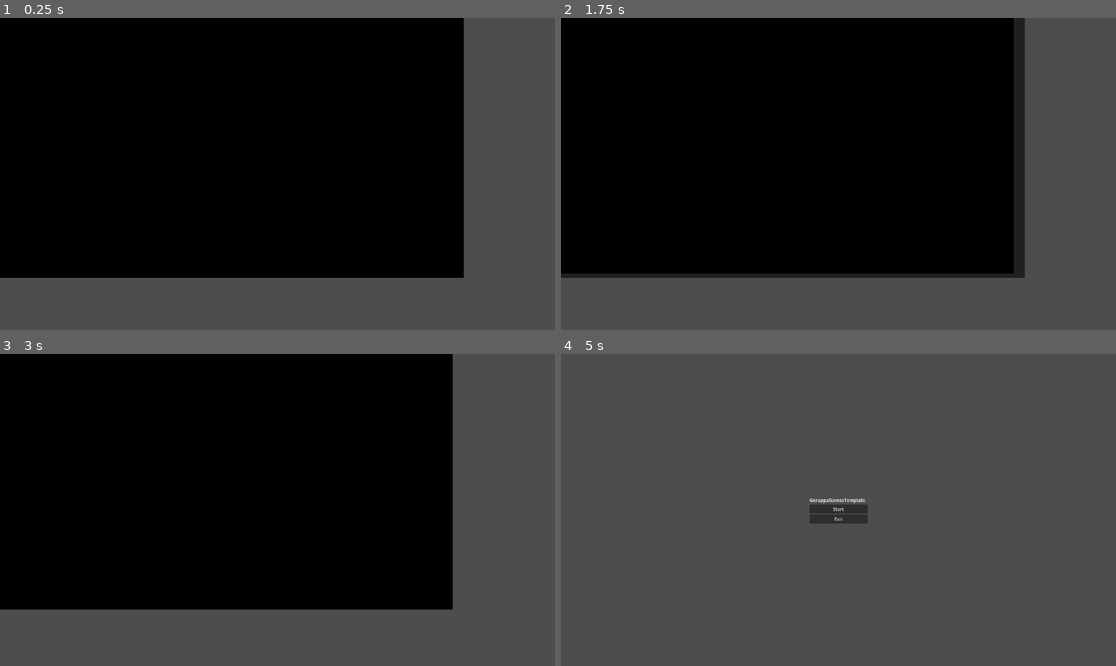
Above: before the commit, frames 1-4 (two rows, left to right).
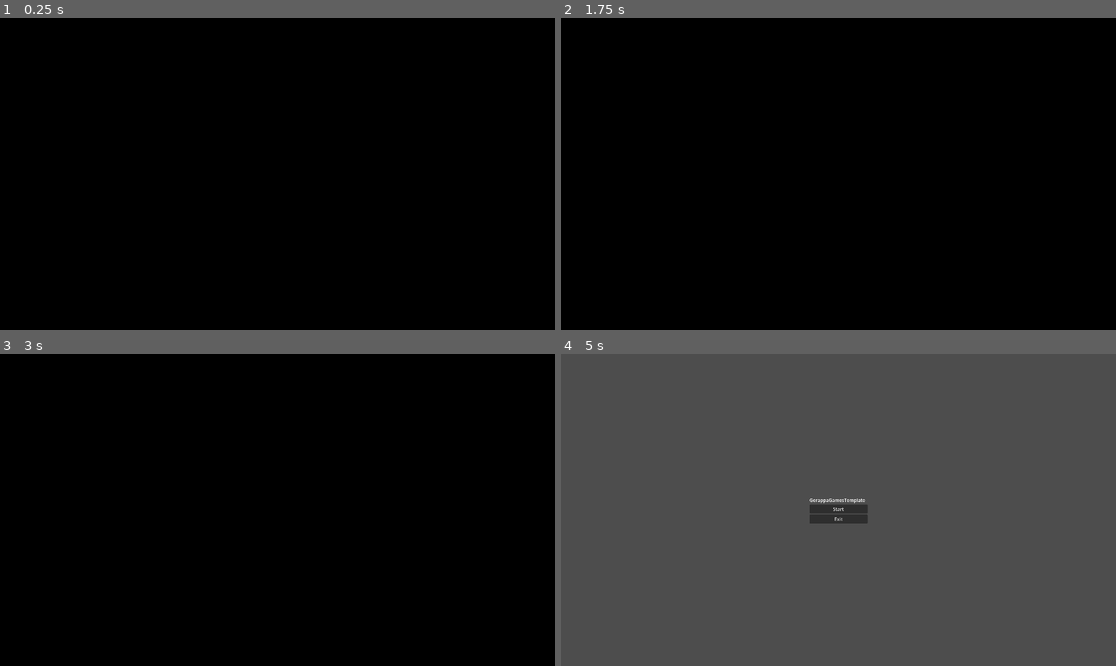
Above: after the commit, the same moments.

Repository: ekaktusz/bullet-hell-jam-7
Game: Godot game, scene res://Intro/intro.tscn
Same seed, same stepped clock (60 frames per second), same inputs: the game is played once before the commit and once after it. This scene is started directly instead of the project's main scene. Video files are missing from this copy of the repository; at most half a second of black plays in their place.
Inputs (mouse positions are in pixels of both pictures, inside the frame that each line leads up to):
- Up to frame 1 (0.25 s): no input
- Up to frame 2 (1.75 s): tap Enter at 0.5 s; move the mouse to (960, 158) at 0.52 s; hold Right (ui_right) 0.53-1.28 s; click (960, 158) at 0.67 s; tap Space at 1.25 s; move the mouse to (727, 189) at 1.27 s; hold Down (ui_down) from 1.28 s (still down)
- Up to frame 3 (3 s): tap Enter at 2 s; move the mouse to (333, 441) at 2.02 s; release Down (ui_down) at 2.03 s; hold Right (ui_right) 2.03-2.78 s; tap Space at 2.75 s; move the mouse to (249, 572) at 2.77 s; hold Up (ui_up) from 2.78 s (still down); click (249, 572) at 2.92 s
- Up to frame 4 (5 s): move the mouse to (1005, 556) at 3.52 s; release Up (ui_up) at 3.53 s; hold Left (ui_left) from 3.53 s (still down); tap Enter at 4.25 s; move the mouse to (672, 463) at 4.27 s

The runs differ from the first frame. In frame 1, 30% of the frame differs, in the area x 0-100%, y 0-100%; in frame 2, 33%; in frame 3, 33%; in frame 4, nothing differs.

Commit message:
fix intro and movement scrtipt

Diff:
--- a/Intro/intro.tscn
+++ b/Intro/intro.tscn
@@ -41,16 +41,16 @@
 &"RESET": SubResource("Animation_w6o22")
 }
 
-[node name="IntroScene" type="Control"]
+[node name="IntroScene" type="Control" unique_id=1433832772]
 layout_mode = 3
 anchors_preset = 0
-offset_left = -429.0
-offset_top = -240.0
-offset_right = -429.0
-offset_bottom = -240.0
+offset_left = -43.0
+offset_top = 4.0
+offset_right = -43.0
+offset_bottom = 4.0
 script = ExtResource("1_htspg")
 
-[node name="Background" type="ColorRect" parent="."]
+[node name="Background" type="ColorRect" parent="." unique_id=353736315]
 y_sort_enabled = true
 layout_mode = 0
 offset_left = -36.0
@@ -59,7 +59,7 @@
 offset_bottom = 1124.0
 color = Color(0, 0, 0, 1)
 
-[node name="AspectRatioContainer" type="AspectRatioContainer" parent="."]
+[node name="AspectRatioContainer" type="AspectRatioContainer" parent="." unique_id=1381571403]
 layout_mode = 0
 offset_left = 401.0
 offset_top = 230.0
@@ -67,17 +67,17 @@
 offset_bottom = 1171.0
 scale = Vector2(0.7, 0.7)
 
-[node name="VideoStreamPlayer" type="VideoStreamPlayer" parent="AspectRatioContainer"]
+[node name="VideoStreamPlayer" type="VideoStreamPlayer" parent="AspectRatioContainer" unique_id=330539112]
 layout_mode = 2
 stream = ExtResource("2_35gra")
 expand = true
 
-[node name="AudioStreamPlayer2D" type="AudioStreamPlayer2D" parent="AspectRatioContainer/VideoStreamPlayer"]
+[node name="AudioStreamPlayer2D" type="AudioStreamPlayer2D" parent="AspectRatioContainer/VideoStreamPlayer" unique_id=90121303]
 position = Vector2(414.714, -135.714)
 stream = ExtResource("3_3fnrq")
 bus = &"Music"
 
-[node name="FaderColor" type="ColorRect" parent="."]
+[node name="FaderColor" type="ColorRect" parent="." unique_id=1398106885]
 layout_mode = 0
 offset_left = -57.0
 offset_top = -55.0
@@ -85,13 +85,11 @@
 offset_bottom = 1140.0
 color = Color(0, 0, 0, 1)
 
-[node name="AnimationPlayer" type="AnimationPlayer" parent="."]
-libraries = {
-&"": SubResource("AnimationLibrary_by7cr")
-}
-autoplay = "Fade"
+[node name="AnimationPlayer" type="AnimationPlayer" parent="." unique_id=686208698]
+libraries/ = SubResource("AnimationLibrary_by7cr")
+autoplay = &"Fade"
 
-[node name="Timer" type="Timer" parent="."]
+[node name="Timer" type="Timer" parent="." unique_id=250770983]
 wait_time = 2.0
 one_shot = true
 autostart = true
--- a/Scenes/Brain/brain.gd
+++ b/Scenes/Brain/brain.gd
@@ -1,15 +1,15 @@
 extends CharacterBody2D
 
 const SPEED = 300.0
+const STOP_SPEED = 2500.0
 
 func _physics_process(delta: float) -> void:
-	# Get the input direction and handle the movement/deceleration.
-	# As good practice, you should replace UI actions with custom gameplay actions.
 	var direction := Input.get_vector("ui_left", "ui_right", "ui_up", "ui_down")
-	if direction:
-		velocity.x = direction.x * SPEED
-		velocity.y = direction.y * SPEED
+
+	if direction != Vector2.ZERO:
+		velocity = direction * SPEED
 	else:
-		velocity.x = move_toward(velocity.x, 0, SPEED)
-		velocity.y = move_toward(velocity.y, 0, SPEED)
+		#velocity = Vector2.ZERO
+		velocity = velocity.move_toward(Vector2.ZERO, STOP_SPEED * delta)
+
 	move_and_slide()
--- a/game_loop.tscn
+++ b/game_loop.tscn
@@ -1,20 +1,20 @@
-[gd_scene load_steps=5 format=3 uid="uid://cp03gm3dbew5m"]
+[gd_scene format=3 uid="uid://cp03gm3dbew5m"]
 
 [ext_resource type="Script" uid="uid://dw8mem4hdxy6f" path="res://game_loop.gd" id="1_7f3si"]
 [ext_resource type="Script" uid="uid://co2jxcbqxd52u" path="res://UI/ui.gd" id="2_ksmgf"]
 [ext_resource type="PackedScene" uid="uid://inxv7ghoaf62" path="res://UI/Menus/PauseMenu/pause_menu.tscn" id="2_u3r3m"]
 [ext_resource type="PackedScene" uid="uid://c55vl17w7kkn0" path="res://UI/Menus/SettingsMenu/settings_menu.tscn" id="4_x7b5a"]
 
-[node name="GameLoop" type="Node2D"]
+[node name="GameLoop" type="Node2D" unique_id=539288343]
 script = ExtResource("1_7f3si")
 
-[node name="UI" type="CanvasLayer" parent="."]
+[node name="UI" type="CanvasLayer" parent="." unique_id=851557795]
 script = ExtResource("2_ksmgf")
 
-[node name="PauseMenu" parent="UI" instance=ExtResource("2_u3r3m")]
+[node name="PauseMenu" parent="UI" unique_id=733576318 instance=ExtResource("2_u3r3m")]
 visible = false
 
-[node name="SettingsMenu" parent="UI" instance=ExtResource("4_x7b5a")]
+[node name="SettingsMenu" parent="UI" unique_id=868237176 instance=ExtResource("4_x7b5a")]
 visible = false
 
 [connection signal="credits_menu_requested" from="UI/PauseMenu" to="UI" method="_on_pause_menu_credits_menu_requested"]
Not shown: 1 places in Intro/intro.tscn that only renumber resources
Not shown, changed: README.md
